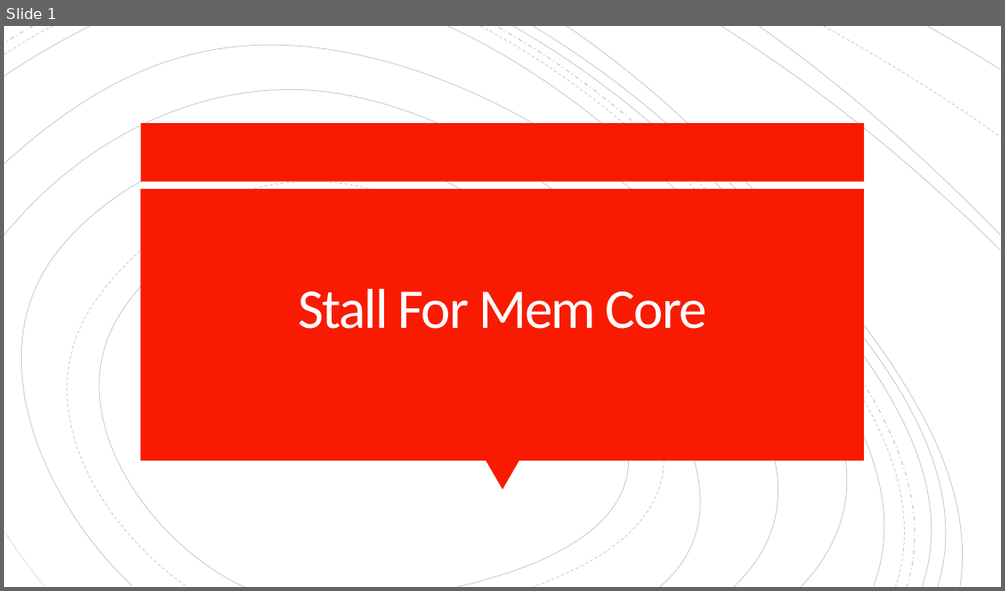
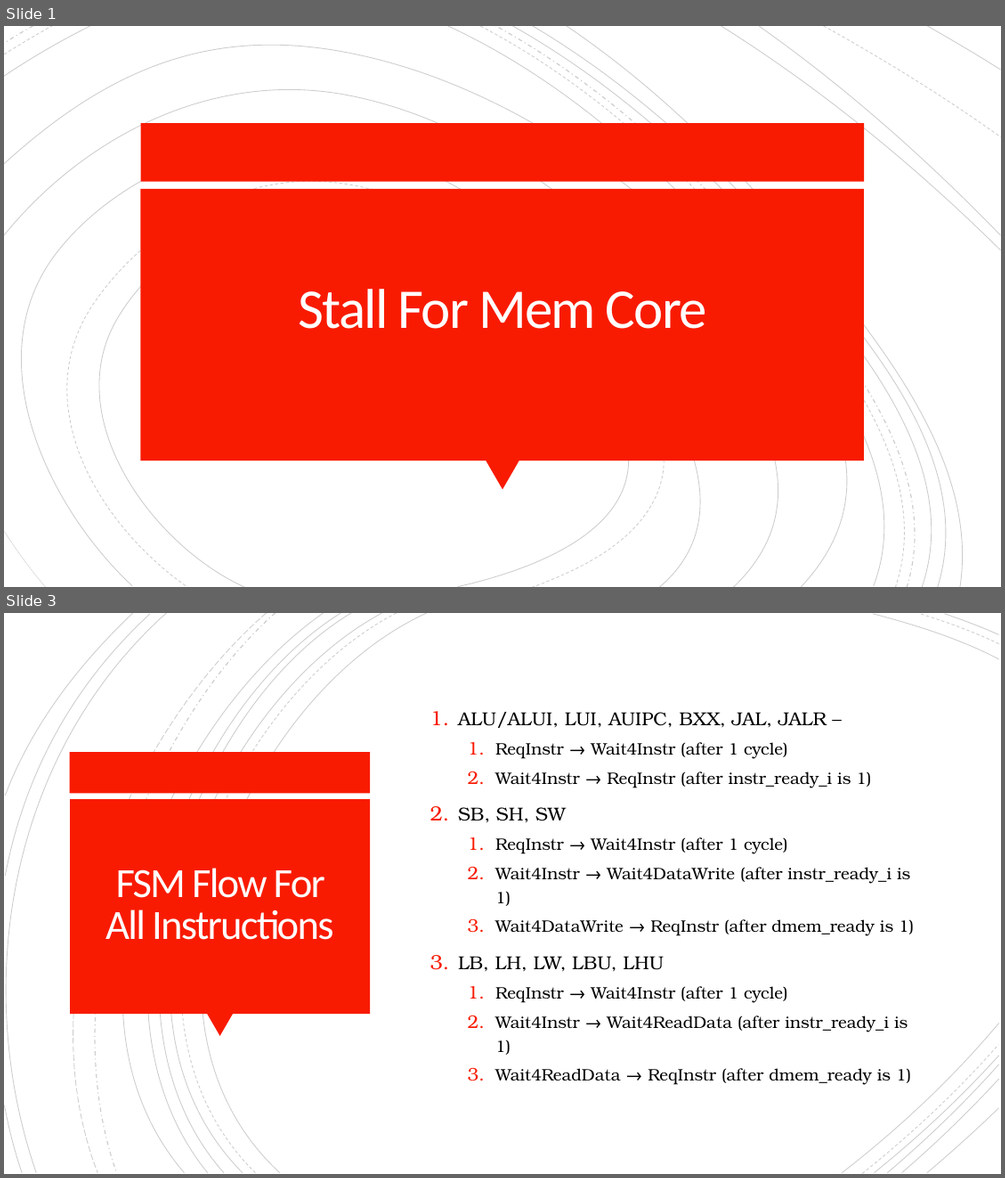
Before and after one commit to mrinav-saxena/riscv_verif0, a slide deck: rtl/core/multi_cycle/stall_for_mem_core.pptx. Shown one above the other, each under a label of ours: slide 1 before the commit, slides 1 and 3 after it; the slides between them are not shown. The pictures are 1005x591 and 1005x1178 pixels, drawn with LibreOffice and Linux fonts; fonts in the diff are those of the drawing. Boxes give left, top, right and bottom in pixels: in the first picture for what was removed or moved away, otherwise in the second. Text is boxed around its words. In the diff, an @@ line names an element or a change of style, - is before the commit and + after.

```diff
--- a/rtl/core/multi_cycle/stall_for_mem_core.pptx
+++ b/rtl/core/multi_cycle/stall_for_mem_core.pptx
@@ slide 3 added at [4,613,1001,1174], background #FFFFFF @@
@@ group added at [4,613,999,1174]: 21 freeform shapes @@
@@ text added at [458,712,914,1085], 16 pt, text #000000 @@
+1. ALU/ALUI, LUI, AUIPC, BXX, JAL, JALR –
+  1. ReqInstr → Wait4Instr (after 1 cycle)
+  2. Wait4Instr → ReqInstr (after instr_ready_i is 1)
+2. SB, SH, SW
+  1. ReqInstr → Wait4Instr (after 1 cycle)
+  2. Wait4Instr → Wait4DataWrite (after instr_ready_i is 1)
+  3. Wait4DataWrite → ReqInstr (after dmem_ready is 1)
+3. LB, LH, LW, LBU, LHU
+  1. ReqInstr → Wait4Instr (after 1 cycle)
+  2. Wait4Instr → Wait4ReadData (after instr_ready_i is 1)
+  3. Wait4ReadData → ReqInstr (after dmem_ready is 1)
@@ rectangle added at [70,752,371,793], fill #F81B02 @@
@@ rectangle added at [70,799,370,1013], fill #F81B02 @@
@@ title added at [105,868,333,940], 40 pt, text #FFFEFF @@
+FSM Flow For All Instructions
@@ triangle added at [207,1013,233,1037], fill #F81B02 @@
```
Also in this commit, not shown: 1 slide changed, 1 other slide added, 9 other files.
